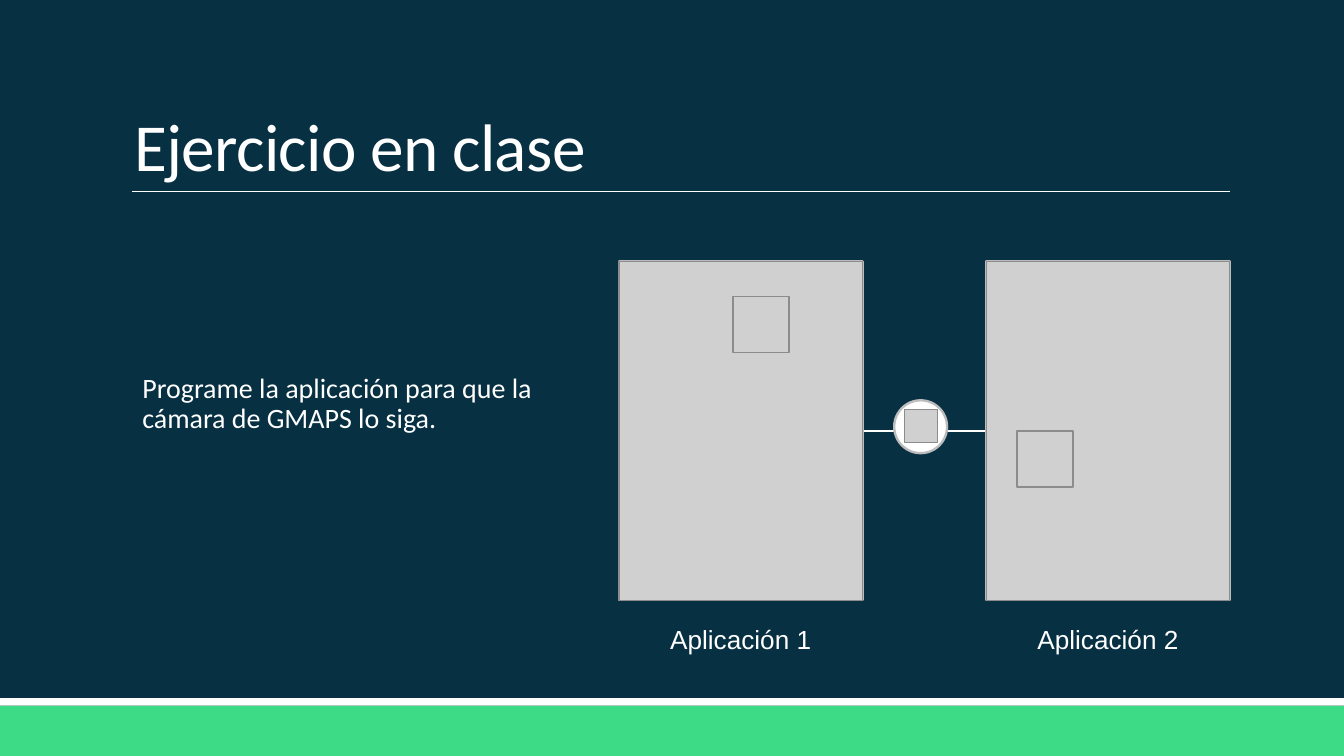
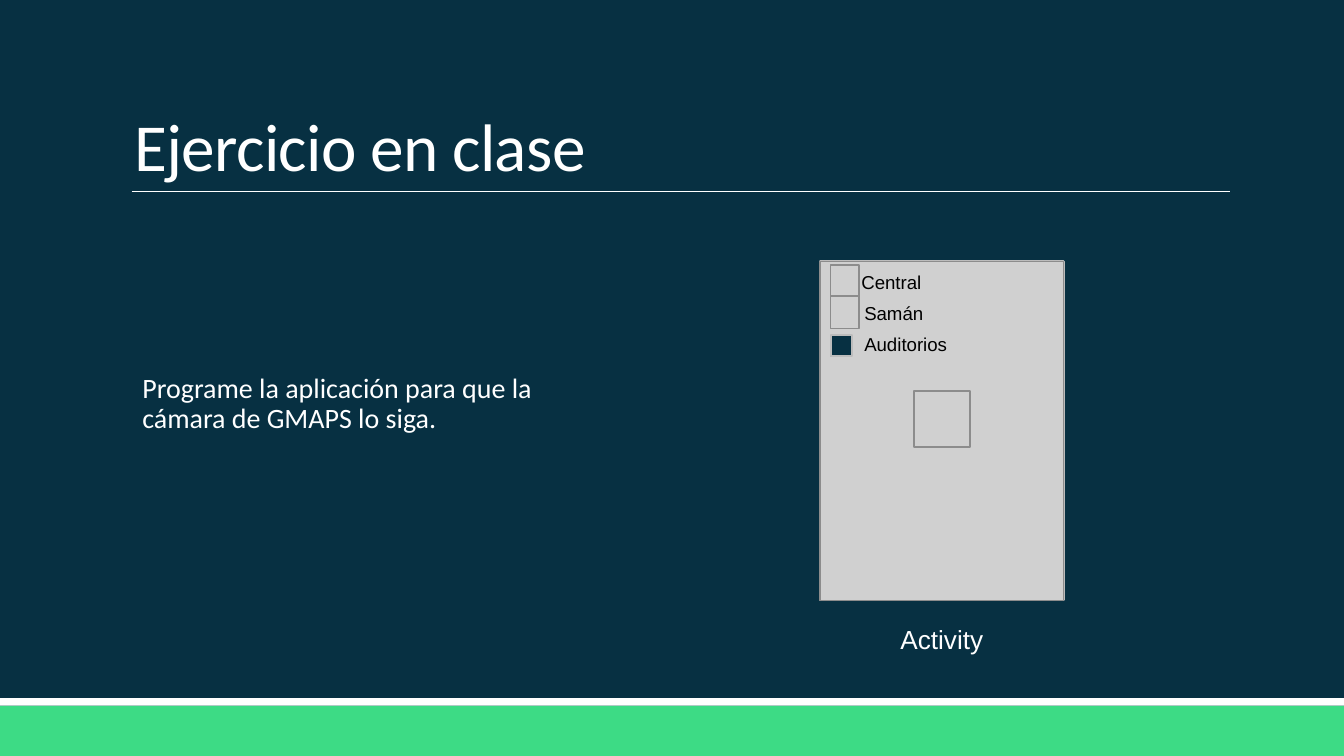
Before and after one commit to Domiciano/AppMoviles201, a slide deck: slide 54 of Clase 8/Clase 8.pptx. Drawn at 1344x756 pixels with LibreOffice and Linux fonts; fonts in the diff are those of the drawing; grey boxes stand for pictures. Boxes give left, top, right and bottom in pixels: in the first picture for what was removed or moved away, otherwise in the second. Text is boxed around its words. In the diff, an @@ line names an element or a change of style, - is before the commit and + after.

```diff
--- a/Clase 8/Clase 8.pptx
+++ b/Clase 8/Clase 8.pptx
@@ rectangle removed at [620, 262, 863, 601] @@
@@ picture removed at [620, 262, 863, 601] @@
@@ picture: place and size @@
-picture at [986, 262, 1230, 601]
+picture at [820, 262, 1063, 601]
@@ rectangle: place and size @@
-rectangle at [986, 262, 1230, 601]
+rectangle at [820, 262, 1063, 601]
@@ picture added at [831, 265, 859, 297] @@
@@ picture removed at [732, 297, 789, 353] @@
@@ rectangle added at [831, 273, 852, 294], fill #073042, outline #BDBDBD 1.25 pt @@
@@ picture added at [831, 296, 859, 328] @@
@@ text added at [861, 275, 921, 289], 10 pt, text #000000 @@
+Central
@@ rectangle added at [831, 304, 852, 325], fill #073042, outline #BDBDBD 1.25 pt @@
@@ text added at [864, 306, 923, 320], 10 pt, text #000000 @@
+Samán
@@ rectangle added at [831, 335, 852, 356], fill #073042, outline #BDBDBD 1.25 pt @@
@@ text added at [864, 337, 947, 351], 10 pt, text #000000 @@
+Auditorios
@@ ellipse removed at [894, 401, 946, 453] @@
@@ picture removed at [905, 410, 937, 442] @@
@@ picture: place and size @@
-picture at [1017, 431, 1074, 488]
+picture at [914, 391, 970, 448]
@@ line removed from (841, 431) to (905, 431) @@
@@ line removed from (937, 431) to (1000, 431) @@
@@ text removed at [670, 629, 812, 655] @@
-Aplicación 1
@@ text removed at [1037, 629, 1179, 655] @@
-Aplicación 2
@@ text added at [900, 630, 983, 655], 14 pt, text #FFFFFF @@
+Activity
```
Also in this commit, not shown: 2 other slides changed, 1 slide added, 2 slides removed.
